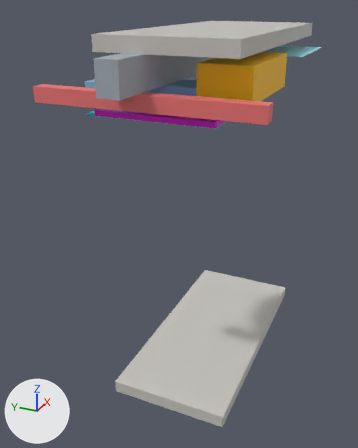
A saved change to the glTF model public/models/evc1-5-governed-elevation.glb.
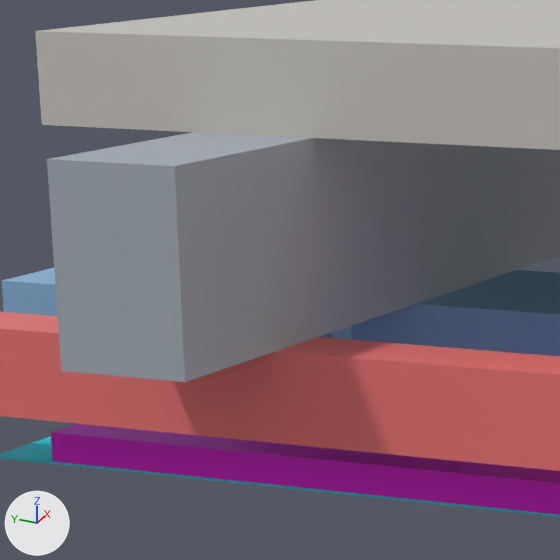
The first picture shows the older version from a 50 mm lens placed at (-2.69, -1.44, 2.88), pointed at (0.74, 0.11, 1.16). The close-ups show the older and then the newer version on the part from 24% to 53% of the width and 6% to 30% of the height of that picture. Only the edits that show in the close-ups are written down. Arrows for +X, +Y and +Z are at lower left; the lights stay in place. Where no turn or scale is listed for an object, it has been applied to the vertices.

The first close-up shows 'Geom3D', 'Geom3D.001', 'Geom3D.002', 'Geom3D.005', 'Geom3D.006', 'Geom3D.007', 'Geom3D.008'.
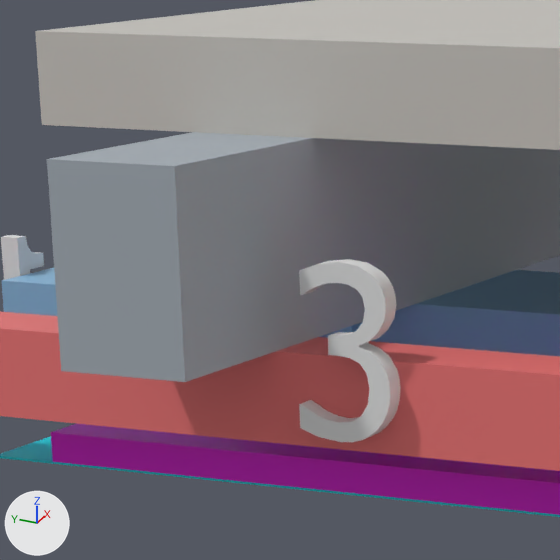
Changed parts and their boxes (x1, y1, x2, y2) in the close-ups (560 x 560 px):
```json
{"object": "Geom3D_3", "change": "added", "after": [299, 259, 401, 442]}
{"object": "Geom3D_1", "change": "added", "after": [1, 235, 44, 280]}
```

Scene script edits in JSON lines:
```json
{"op": "add", "block": "me_mesh_2_1", "code": ["me_mesh_2_1 = bpy.data.meshes.new('Mesh_2')", "me_mesh_2_1.from_pydata(...)  # 118 vertices, 232 faces; spans x -0.025..0.0, y -0.112..0.0, z -0.004..0.188"]}
{"op": "add", "block": "me_mesh_0_1", "code": ["me_mesh_0_1 = bpy.data.meshes.new('Mesh_0')", "me_mesh_0_1.from_pydata(...)  # 28 vertices, 52 faces; spans x -0.09..0.0, y 0.0..0.025, z 0.0..0.185"]}
{"op": "add", "block": "ob_geom3d_3", "code": ["ob_geom3d_3 = bpy.data.objects.new('Geom3D_3', me_mesh_2_1)", "ob_geom3d_3.location = (-0.102, -0.042, 2.279)"]}
{"op": "add", "block": "ob_geom3d_1", "code": ["ob_geom3d_1 = bpy.data.objects.new('Geom3D_1', me_mesh_0_1)", "ob_geom3d_1.location = (0.303, 0.567, 2.225)"]}
```
